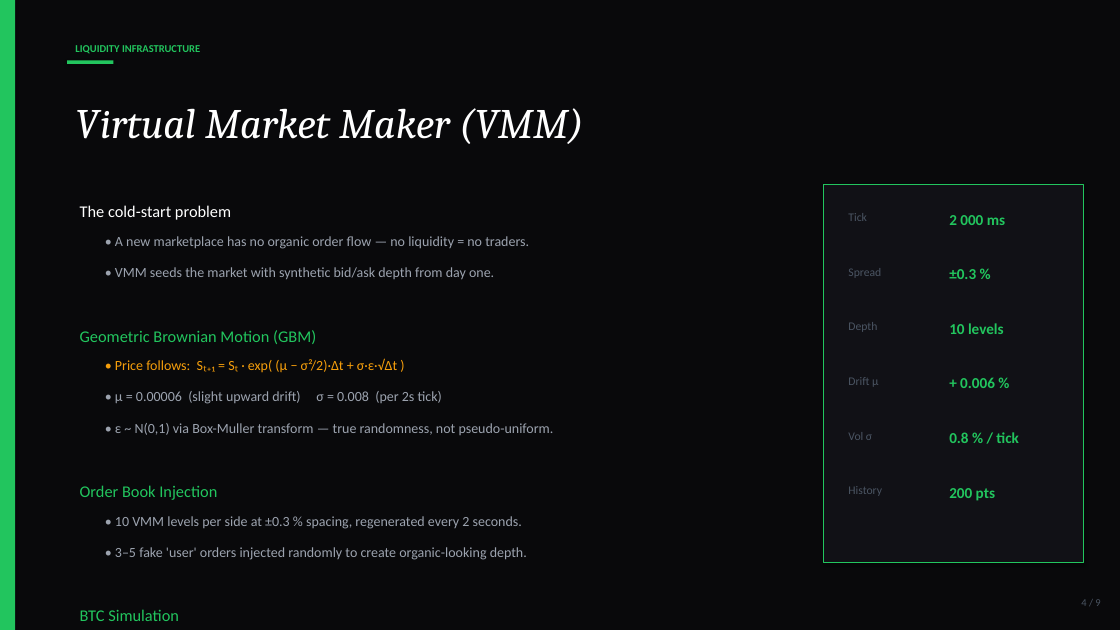
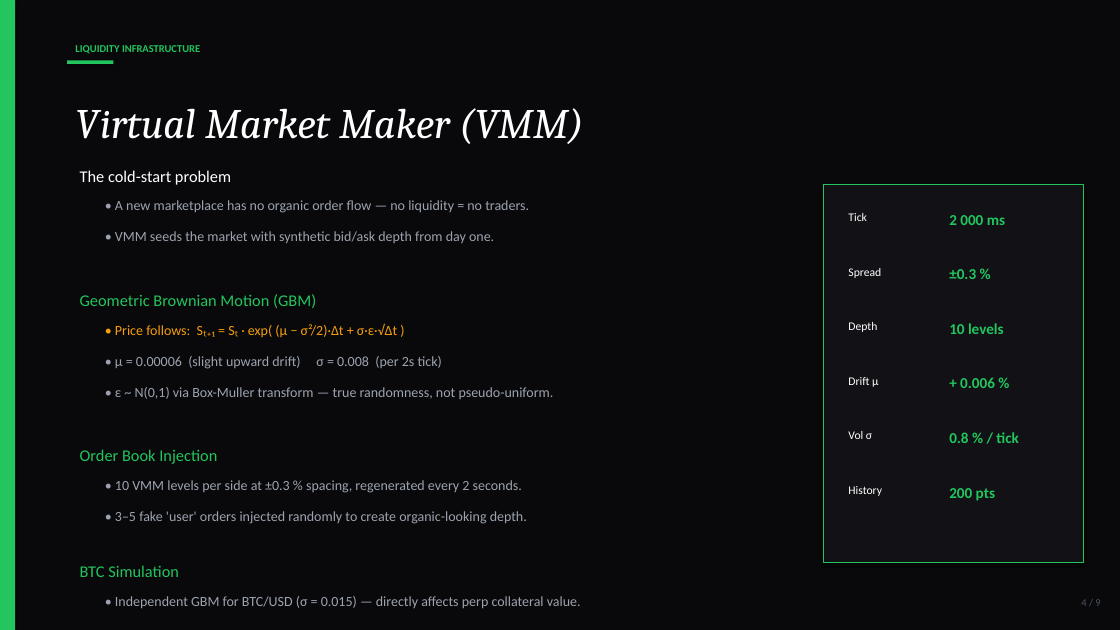
Before and after one commit to JackyHuang75414/Innovation_project_Digital_Art_Paintings, a slide deck: slide 4 of ArtEx_Pitch_Deck.pptx. Drawn at 1120x630 pixels with LibreOffice and Linux fonts; fonts in the diff are those of the drawing. Boxes give left, top, right and bottom in pixels: in the first picture for what was removed or moved away, otherwise in the second. Text is boxed around its words. In the diff, an @@ line names an element or a change of style, - is before the commit and + after.

Commit message:
modify ppt

```diff
--- a/ArtEx_Pitch_Deck.pptx
+++ b/ArtEx_Pitch_Deck.pptx
@@ text colour #4B5563 to #FFFFFF in 6 elements at [848,213,867,221], [848,268,881,278], [848,431,872,439], [848,486,882,496], [848,322,877,332], [848,377,878,387] @@
@@ 10 texts: place and size @@
-10 texts at [80,205,554,560]
+10 texts at [80,170,554,524]
@@ text "BTC Simulation": place and size @@
-text "BTC Simulation" at [80,609,179,621]
+text "BTC Simulation" at [80,565,179,577]
@@ text added at [115,596,581,609], 12 pt, text #9CA3AF @@
+• Independent GBM for BTC/USD (σ = 0.015) — directly affects perp collateral value.
```
Also in this commit, not shown: 1 other slide changed, 1 other file.
